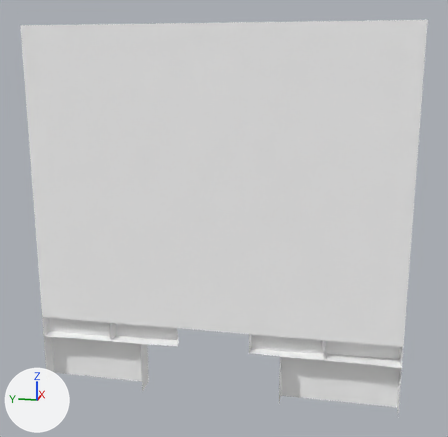
One commit to the FBX model Assets/Models/SmallHoleWall.fbx: the scene before it, then after it.
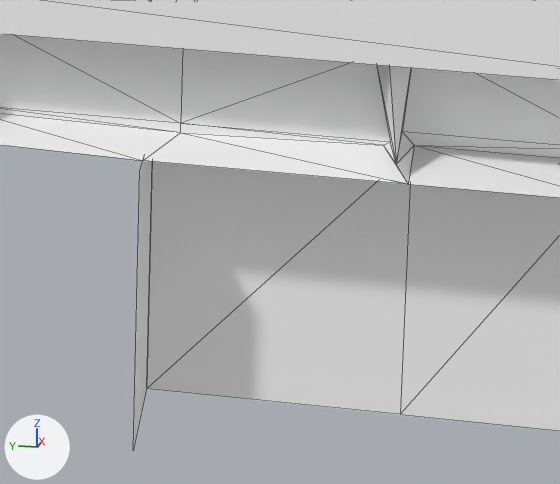
There are two pictures of each version: one whole from a 50 mm lens placed at (-6.121, -9.562, 3.596), pointed at (0.108, -8.317, 2.039), one close up on the part from 57% to 79% of the width and 75% to 94% of the height. Arrows for +X, +Y and +Z are at lower left; the lights stay in place. The close-ups show mesh edges as thin lines. Where no turn or scale is listed for an object, it has been applied to the vertices.

The scene before the commit, as lines of its bpy script (objects in view):
```python
me_mesh_001 = bpy.data.meshes.new('Mesh.001')
me_mesh_001.from_pydata(...)  # 644 vertices, 1245 faces; spans x -0.04..0.19, y -2.0..2.0, z 0.0..4.0
me_mesh_001.materials.append(mat_dungeon_mat_01_014)  # white #ffffff
# before: 337 (0.02, -0.74, 0.56) at pixel (143, 160), 624 (0.19, -0.74, 0.55), 640 (0.19, -0.74, 0.0) at pixel (146, 387), 641 (0.19, -0.74, 0.55), 642 (-0.04, -0.74, 0.0) at pixel (133, 450)
# before: 643 (-0.04, -0.74, 0.57)
ob_smallholewall = bpy.data.objects.new('SmallHoleWall', me_mesh_001)
ob_smallholewall.location = (0.0, -8.212, 0.0)
```
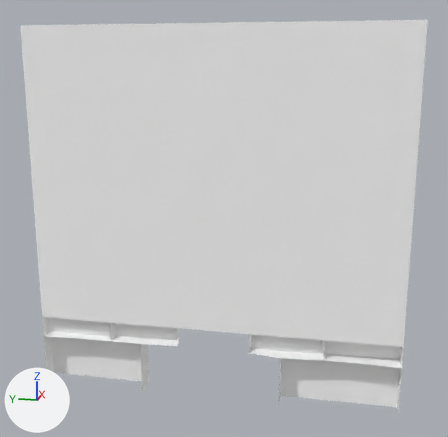
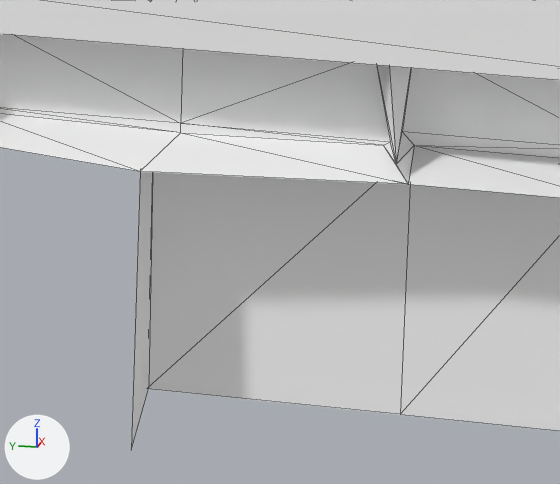
Where the change shows, as pixel boxes [x1, y1, x2, y2] in the close-ups (560 x 484 px; the box of a moved part takes in the faces that stretch with it):
part 1 of me_mesh_001, moved or reshaped: [0, 114, 406, 449] in both

The change in detail:
me_mesh_001 has 644 vertices, 1245 faces and spans x -0.04..0.19, y -2.0..2.0, z 0.0..4.0.
me_mesh_001 is used by ob_smallholewall; location (0.0, -8.212, 0.0).
Verts and faces of me_mesh_001; kept vertices keep their numbers, new ones are numbered from 644.
Part 1, on me_mesh_001:
Vertices deleted: 641, 643 (with the faces that use them).
Vertex 337 moves to (-0.01, -0.74, 0.56), pixel (140, 171).
New faces: (337, 624, 640, 642).
